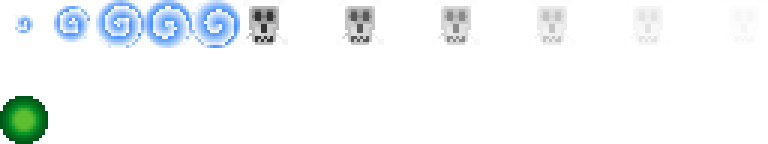
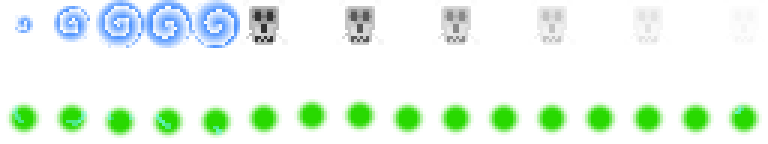
Layered file, before and after one edit (w=768, h=144). Changes by layer:
added layer "xp" above "particules.bmp" over [6, 96, 762, 141]
painted on "particules.bmp" over [0, 96, 48, 144]
